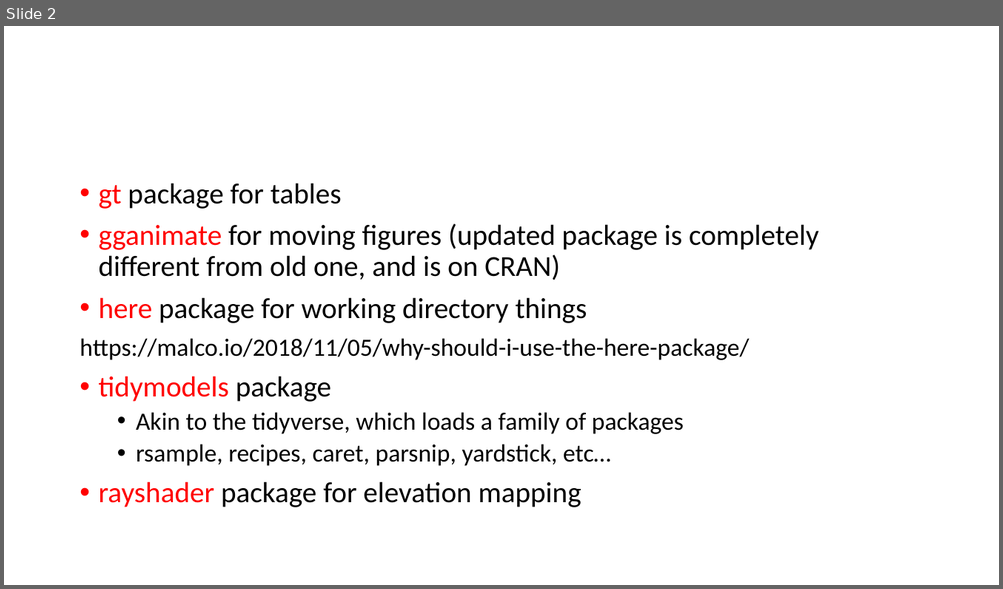
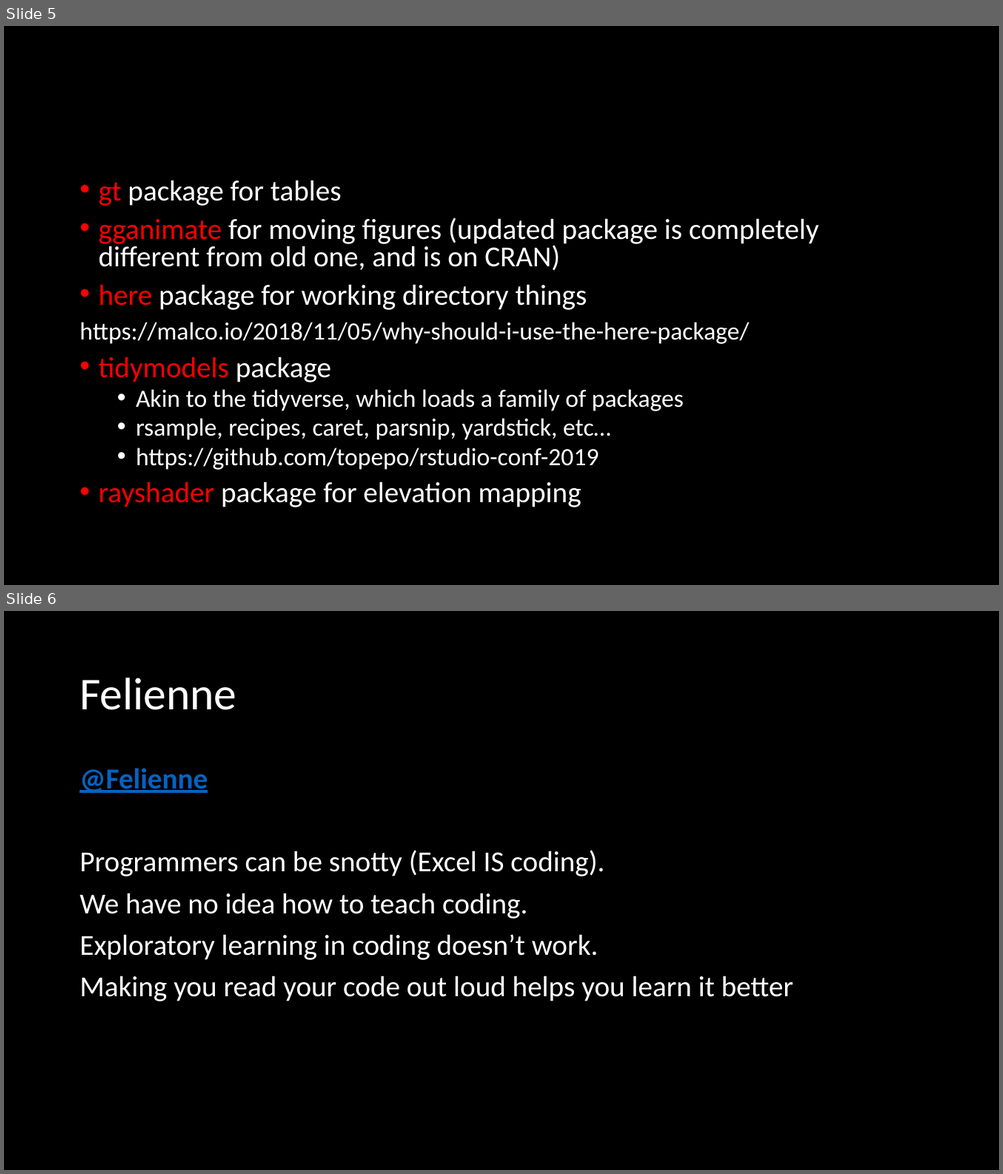
Before and after one commit to Rgronomists/2019Spring_M01_RStudioConf, a slide deck: presentation.pptx. Shown one above the other, each under a label of ours: slide 2 before the commit, slides 5 and 6 after it. The pictures are 1003x589 and 1003x1174 pixels, drawn with LibreOffice and Linux fonts; fonts in the diff are those of the drawing. Boxes give left, top, right and bottom in pixels: in the first picture for what was removed or moved away, otherwise in the second. Text is boxed around its words. In the diff, an @@ line names an element or a change of style, - is before the commit and + after.

```diff
--- a/presentation.pptx
+++ b/presentation.pptx
@@ slide 6 added at bbox=[4, 611, 999, 1170], background #000000 @@
@@ title added at bbox=[79, 678, 236, 710], 44 pt, text #FFFFFF @@
+Felienne
@@ text added at bbox=[79, 768, 793, 1002], 28 pt, text #FFFFFF @@
+@Felienne
+Programmers can be snotty (Excel IS coding).
+We have no idea how to teach coding.
+Exploratory learning in coding doesn’t work.
+Making you read your code out loud helps you learn it better
@@ what was slide 2 is now slide 5 @@
@@ slide 5 changed as well @@
@@ background #FFFFFF to #000000 @@
@@ text at bbox=[79, 180, 819, 508]: text colour #000000 to #FFFFFF in "package for tables", "for moving figures (updated package is completely ...", "package for working directory things", "https://malco.io/2018/11/05/why-should-i-use-the-here-packag ..." and 4 more places; line spacing 0.9 to 0.8 @@
@@ text at bbox=[136, 448, 598, 470]: paragraph added @@
+  • https://github.com/topepo/rstudio-conf-2019
```
Also in this commit, not shown: 6 other slides added, 1 slide removed.
